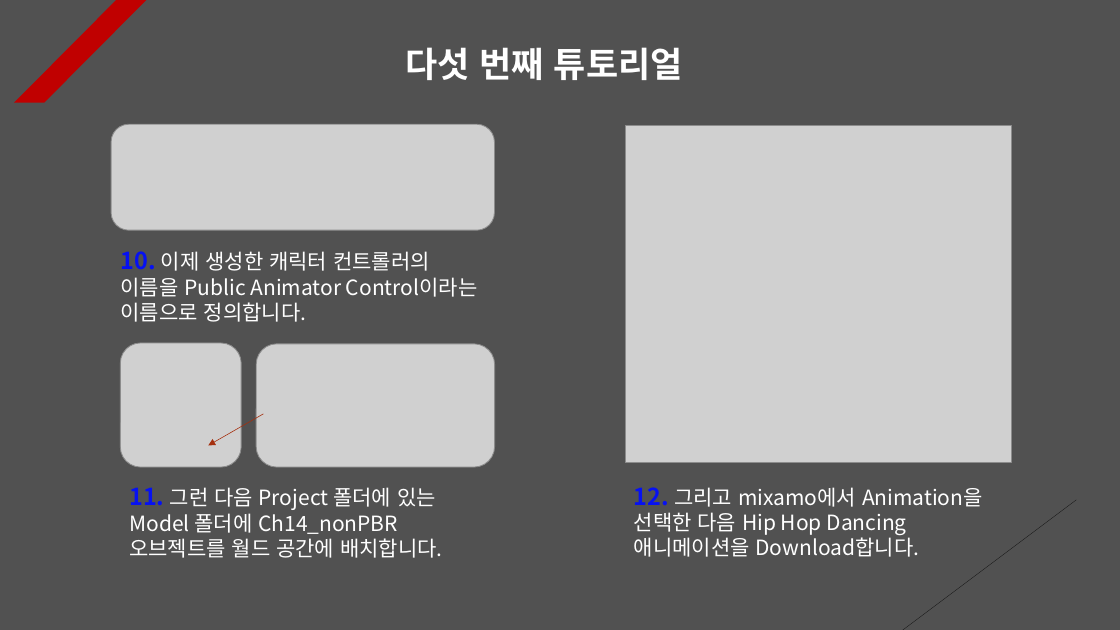
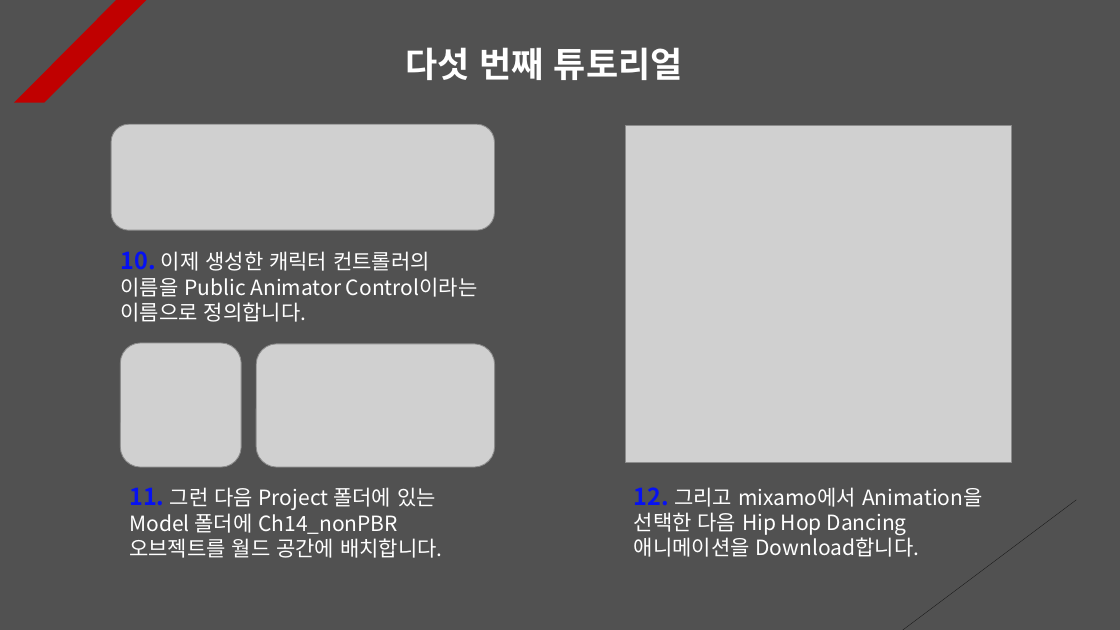
Before and after one commit to Unity2033/3D-UnityEngine, a slide deck: slide 5 of Assets/Class/Animation Retargeting/PPT Data/Animation Retargeting Example.pptx. Drawn at 1120x630 pixels with LibreOffice and Linux fonts; fonts in the diff are those of the drawing; grey boxes stand for pictures. Boxes give left, top, right and bottom in pixels: in the first picture for what was removed or moved away, otherwise in the second. Text is boxed around its words. In the diff, an @@ line names an element or a change of style, - is before the commit and + after.

```diff
--- a/Assets/Class/Animation Retargeting/PPT Data/Animation Retargeting Example.pptx
+++ b/Assets/Class/Animation Retargeting/PPT Data/Animation Retargeting Example.pptx
@@ arrow removed from (264, 414) to (208, 445) @@
```
Also in this commit, not shown: 8 slides added, 20 other files.
